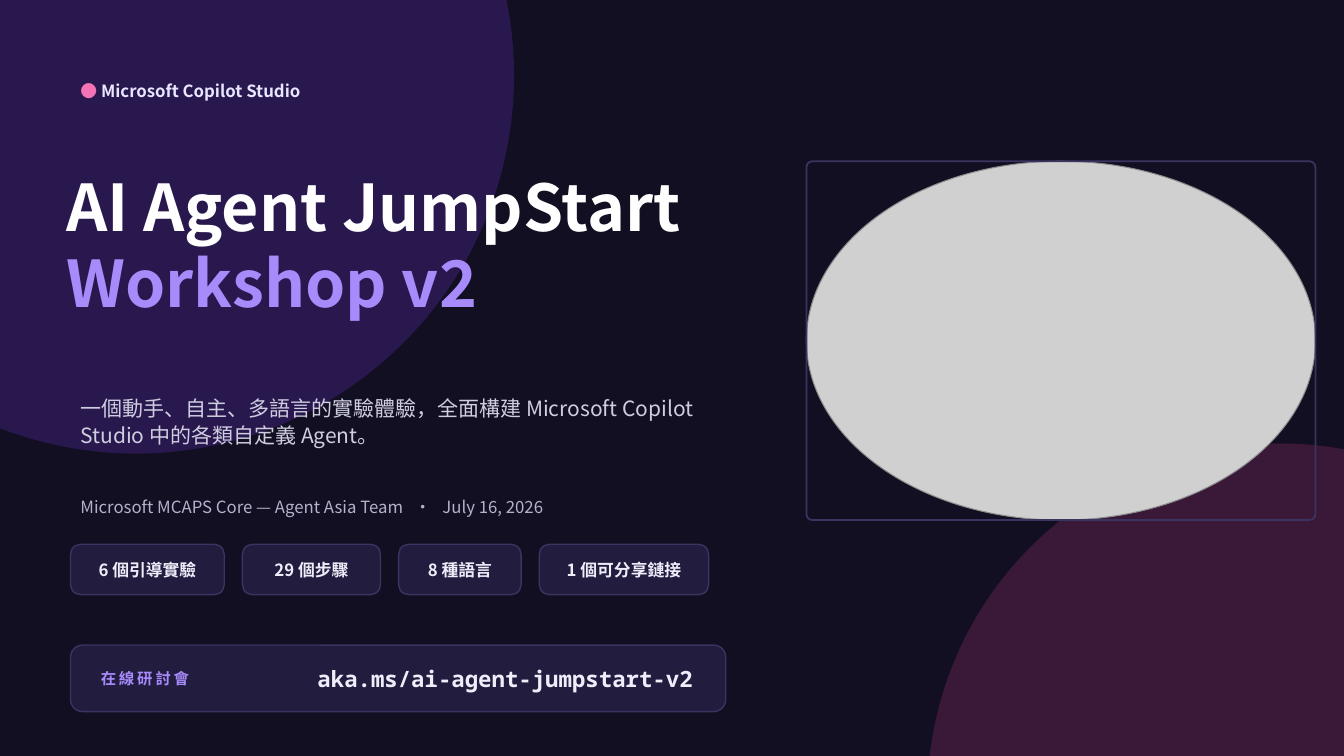
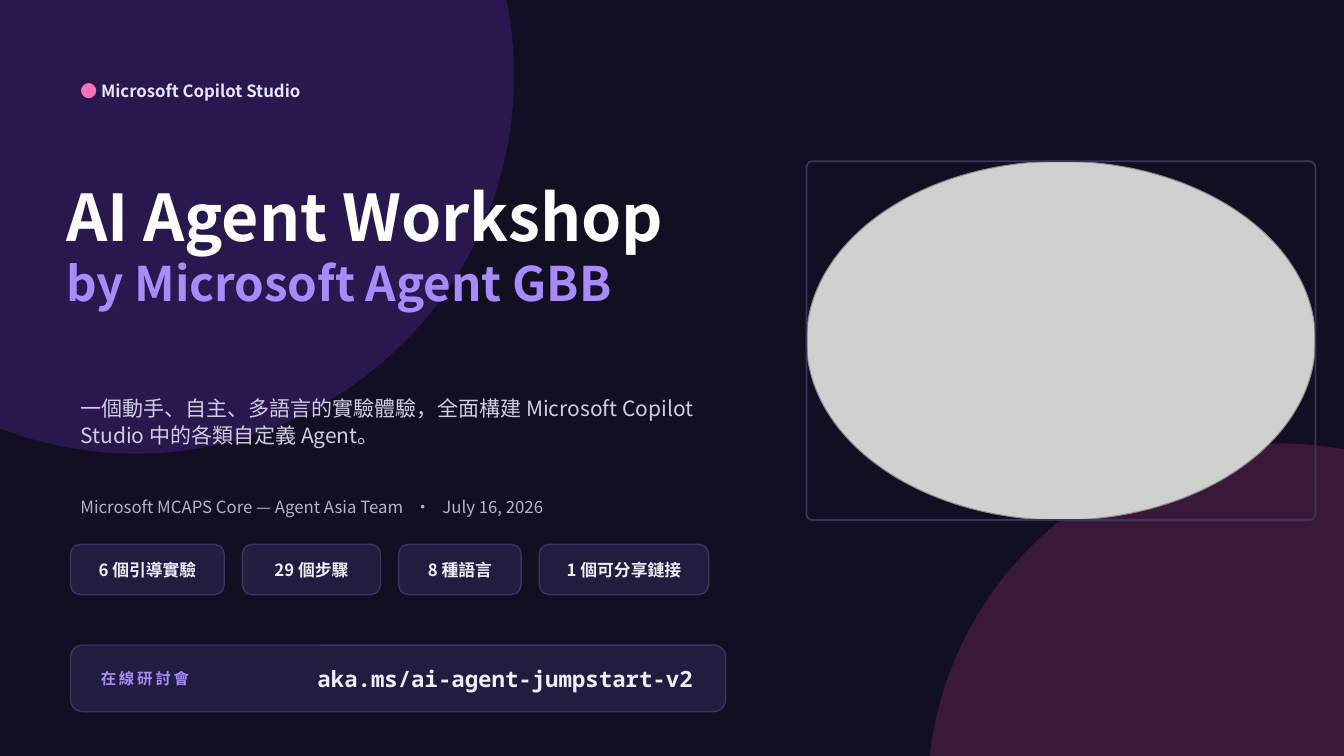
Before and after one commit to jzh24516/ai-agent-jumpstart-2, a slide deck: slide 1 of promo/JumpStart-v2-Workshop-Highlights-zh-HK.pptx. Drawn at 1344x756 pixels with LibreOffice and Linux fonts; fonts in the diff are those of the drawing; grey boxes stand for pictures. Boxes give left, top, right and bottom in pixels: in the first picture for what was removed or moved away, otherwise in the second. Text is boxed around its words. In the diff, an @@ line names an element or a change of style, - is before the commit and + after.

Commit message:
Rename AI Agent workshop experience
Update app and deck branding to Microsoft Agent GBB, refine title layouts, refresh closing-slide URL and acknowledgements, preserve the current Lenovo workshop configuration, and regenerate localized HTML/PPTX outputs.

```diff
--- a/promo/JumpStart-v2-Workshop-Highlights-zh-HK.pptx
+++ b/promo/JumpStart-v2-Workshop-Highlights-zh-HK.pptx
@@ text at <box>66,176,663,313</box>: text changed; size 46 to 34 pt; text colour #FFFFFF to #A78BFA @@
-AI Agent JumpStart
-Workshop v2
+AI Agent Workshop
+by Microsoft Agent GBB
```
Also in this commit, not shown: 1 other slide changed, 16 other files.
